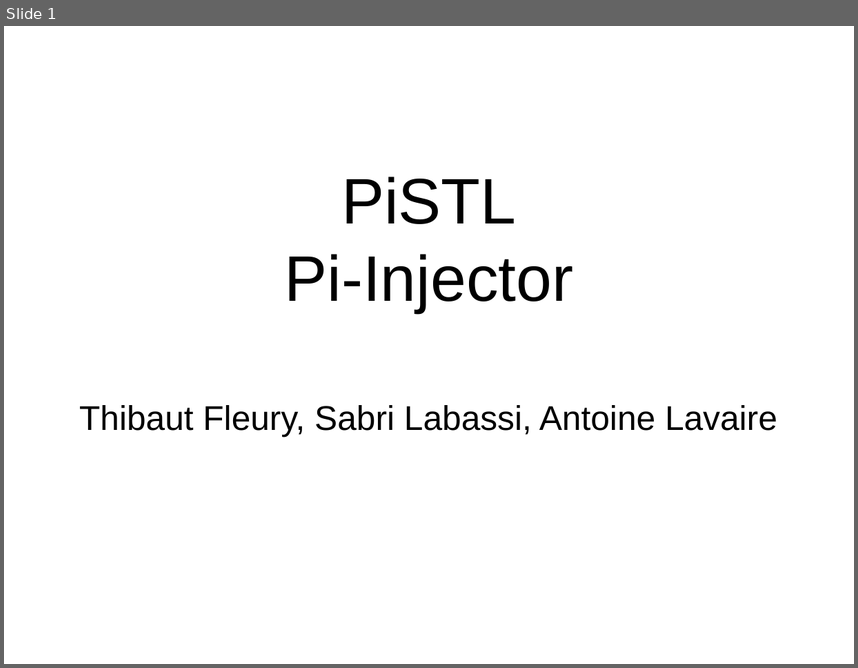
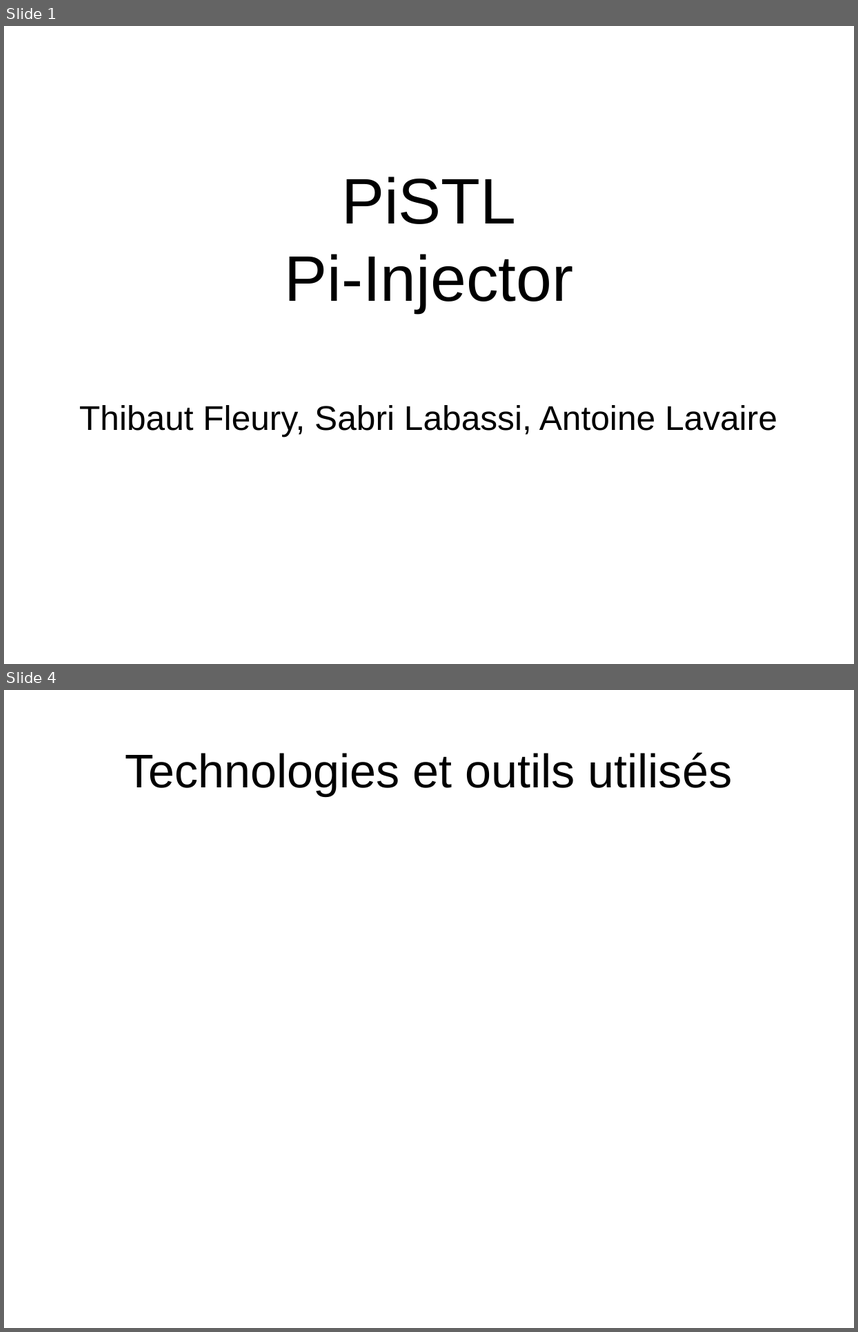
Before and after one commit to elecharny/pi-injector, a slide deck: Documents/Présentation.odp. Shown one above the other, each under a label of ours: slide 1 before the commit, slides 1 and 4 after it; the slides between them are not shown. The pictures are 858x668 and 858x1332 pixels, drawn with LibreOffice and Linux fonts; fonts in the diff are those of the drawing. Boxes give left, top, right and bottom in pixels: in the first picture for what was removed or moved away, otherwise in the second. Text is boxed around its words. In the diff, an @@ line names an element or a change of style, - is before the commit and + after.

```diff
--- a/Documents/Présentation.odp
+++ b/Documents/Présentation.odp
@@ slide 4 added at (4,690,854,1328), background #FFFFFF @@
@@ title added at (125,752,733,796), 44 pt, text #000000 @@
+Technologies et outils utilisés
```
Also in this commit, not shown: 1 slide changed, 5 other slides added, 5 slides removed, 2 other files.
